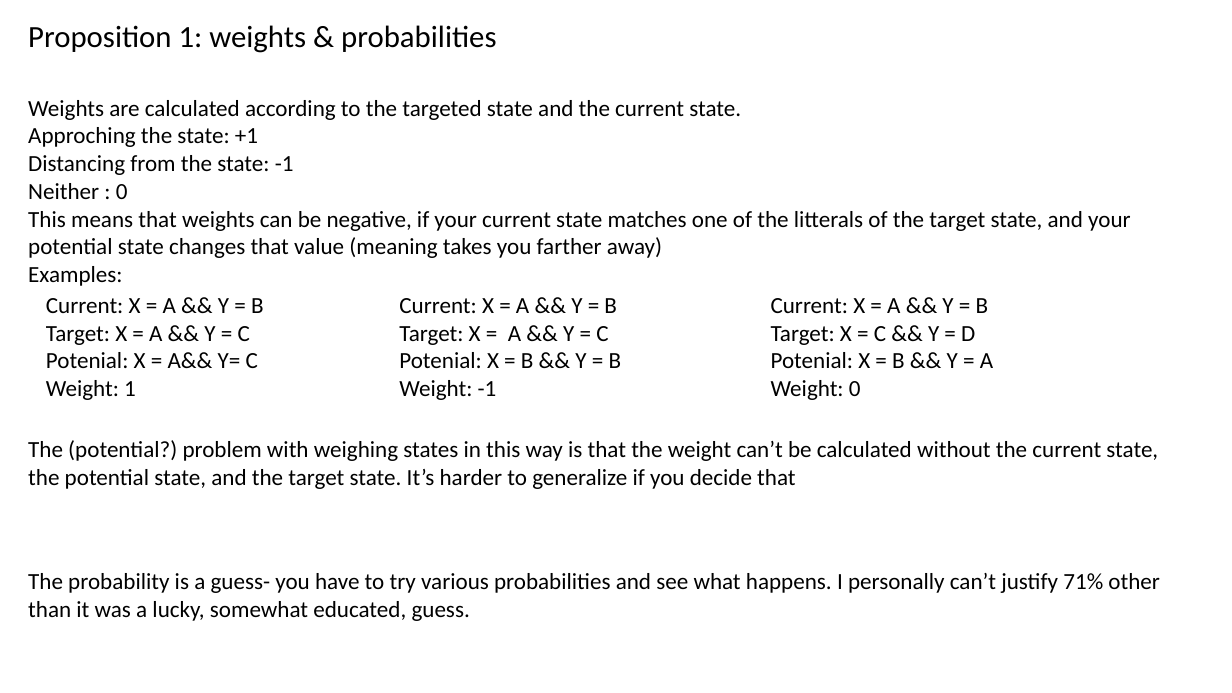
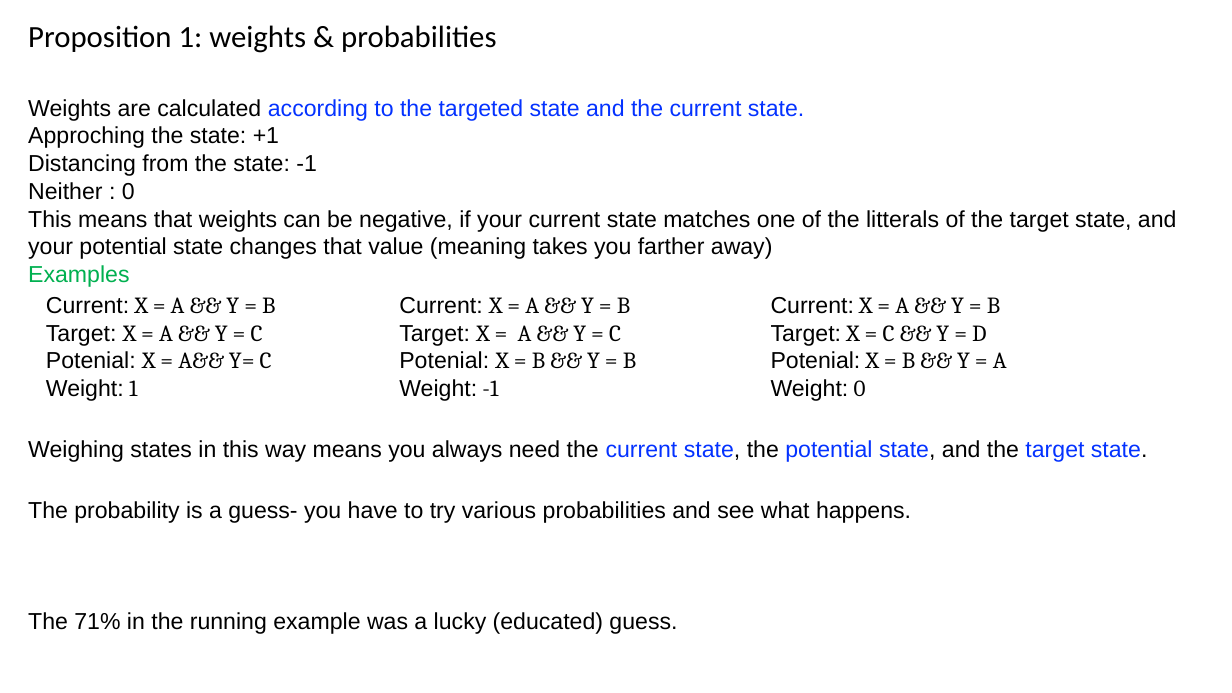
Before and after one commit to cubicle-model-checker/cubicle, a slide deck: slide 8 of mcmc_method.pptx (slide 4 before the commit). Drawn at 1232x693 pixels with LibreOffice and Linux fonts; fonts in the diff are those of the drawing. Boxes give left, top, right and bottom in pixels: in the first picture for what was removed or moved away, otherwise in the second. Text is boxed around its words. In the diff, an @@ line names an element or a change of style, - is before the commit and + after.

```diff
--- a/mcmc_method.pptx
+++ b/mcmc_method.pptx
@@ text at [28, 99, 1177, 259]: font Calibri to Arial; text colour #000000 to #0432FF in "according to the targeted state and the ..." @@
@@ text at [28, 265, 129, 287]: text changed; font Calibri to Arial; text colour #000000 to #00B050 @@
-Examples:
+Examples
@@ text "Current: X = A && ..." at [46, 297, 275, 401]: font Calibri to Arial in "Current:", "Target:", "Potenial:", "Weight:"; font Calibri to Cambria in "X = A && Y = B", "X = A && Y = C", "X = A&& Y= C", "1" @@
@@ text "Current: X = A && ..." at [399, 297, 636, 401]: font Calibri to Arial in "Current:", "Target:", "Potenial:", "Weight:"; font Calibri to Cambria in "X = A && Y = B", "X = A && Y = C", "X = B && Y = B", "-1" @@
@@ text "Current: X = A && ..." at [771, 297, 1007, 401]: font Calibri to Arial in "Current:", "Target:", "Potenial:", "Weight:"; font Calibri to Cambria in "X = A && Y = B", "X = C && Y = D", "X = B && Y = A", "0" @@
@@ text at [28, 440, 1148, 462]: text changed; font Calibri to Arial @@
-The (potential?) problem with weighing states in this way is that the weight can’t be calculated without the current state, the potential state, and the target state. It’s harder to generalize if you decide that
+Weighing states in this way means you always need the current state, the potential state, and the target state.
@@ text at [28, 501, 911, 634]: text changed; font Calibri to Arial @@
-The probability is a guess- you have to try various probabilities and see what happens. I personally can’t justify 71% other than it was a lucky, somewhat educated, guess.
+The probability is a guess- you have to try various probabilities and see what happens.
+The 71% in the running example was a lucky (educated) guess.
```
Also in this commit, not shown: 8 other slides changed, 15 slides added, 3 slides removed.
